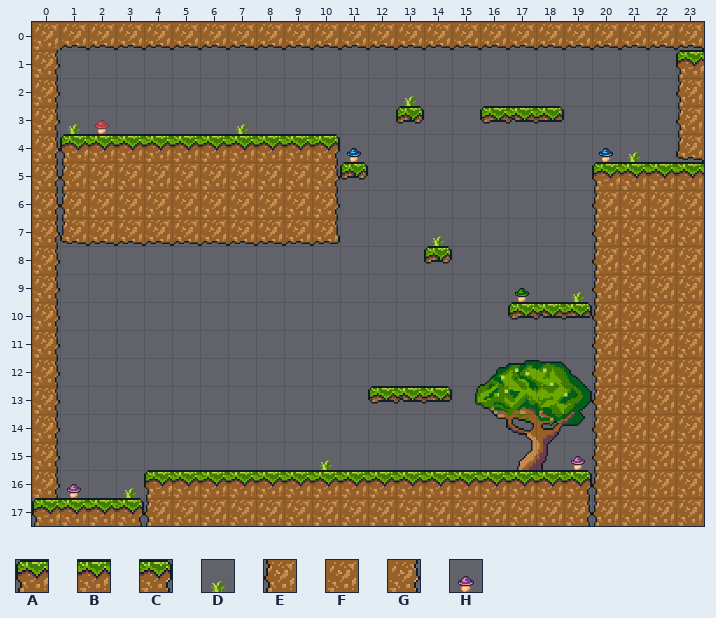
Tiled map, stored at assets/images/forestDownRight.tmx. The picture above was drawn from the file before the commit.
Cells are 32x32 px. Shown: x 0..23, y 0..17.
Key: from "forestTileset": A 0, B 1, C 2, D 5, E 12, F 13, G 14, H 16.
_ is an empty cell.
Layers that did not change in this view are not listed.
Layer "blocks" before, first column x 0:
14 G____________
15 G____________
16 G___ABBBBBBBB
17 ____EFFFFFFFF
Once edited:
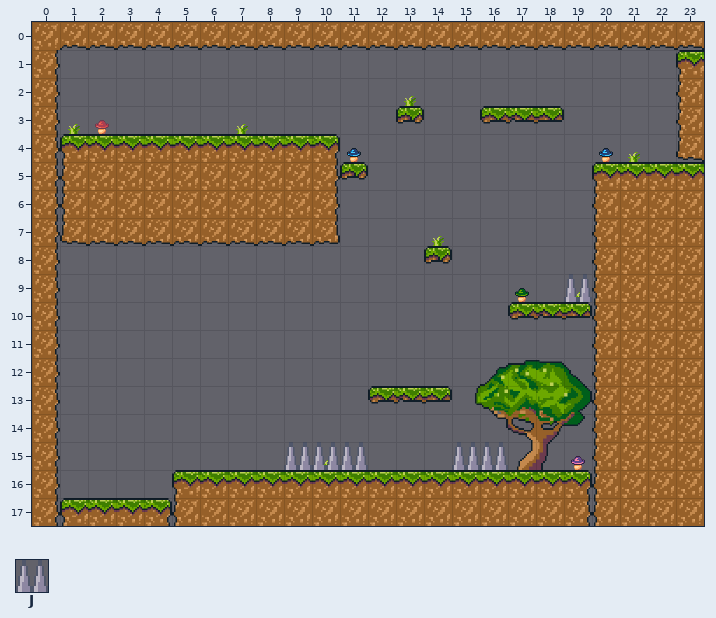
Further tiles: from "forestTileset": J 93.
Tiles of an added or newly shown layer are drawn over the layers below it.
The commit says: forestDR and forestUD diff bg color
From old to new:
{"where": "layer \"decoration\""}
{"y":16,"x":1,"old":"H","new":"_"}
{"y":16,"x":3,"old":"D","new":"_"}
{"where": "layer \"blocks\""}
{"y":16,"x":4,"old":"AB","new":"_A"}
{"y":17,"x":0,"old":"_","new":"G"}
{"y":17,"x":4,"old":"EF","new":"_E"}
{"where": "layer \"hazards\" (added)"}
{"y":9,"x":19,"old":"_","new":"J"}
{"y":15,"x":9,"old":"___","new":"JJJ"}
{"y":15,"x":15,"old":"__","new":"JJ"}
{"where": "layer \"downDoor\""}
{"y":17,"x":0,"old":"AB","new":"_A"}
{"y":17,"x":3,"old":"C_","new":"BC"}
{"label":"added","picture_box":[564,274,592,302]}
{"label":"added","picture_box":[284,442,368,470]}
{"label":"added","picture_box":[452,442,508,470]}
{"label":"changed","picture_box":[32,484,88,526]}
{"label":"changed","picture_box":[116,470,200,526]}
